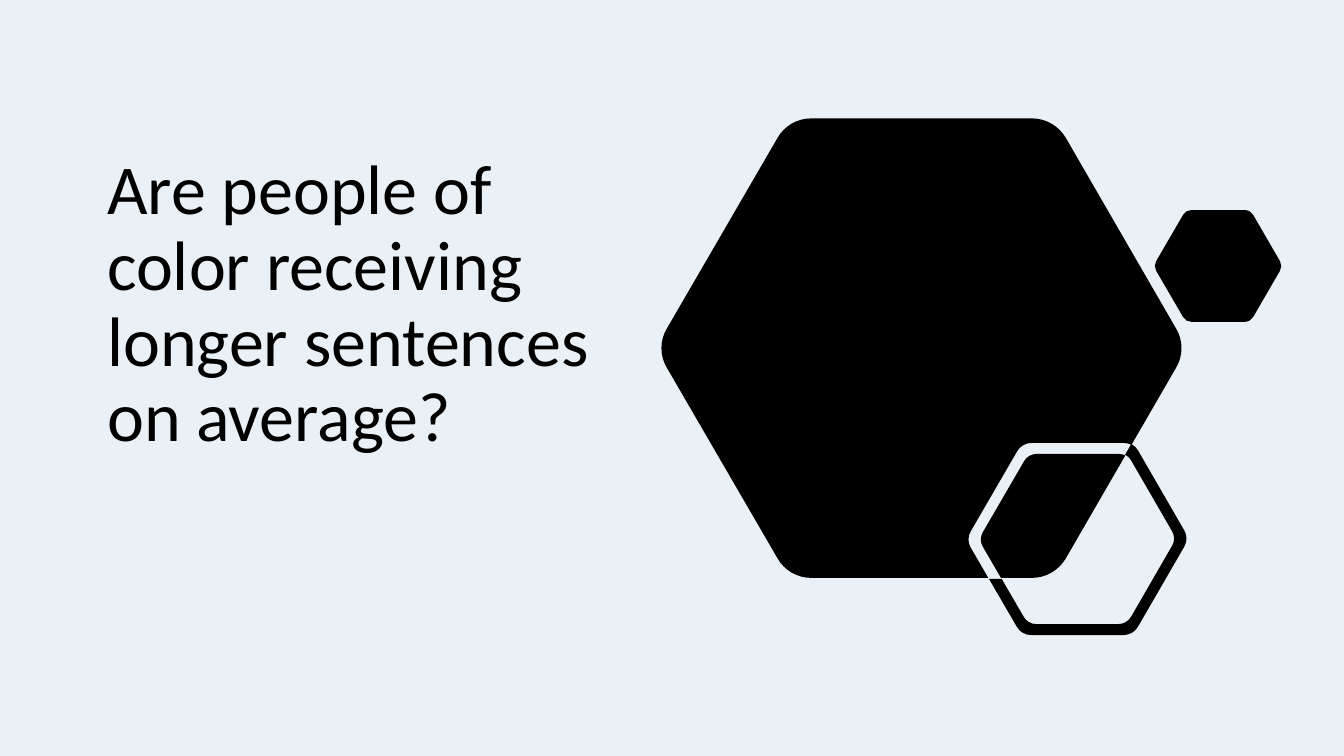
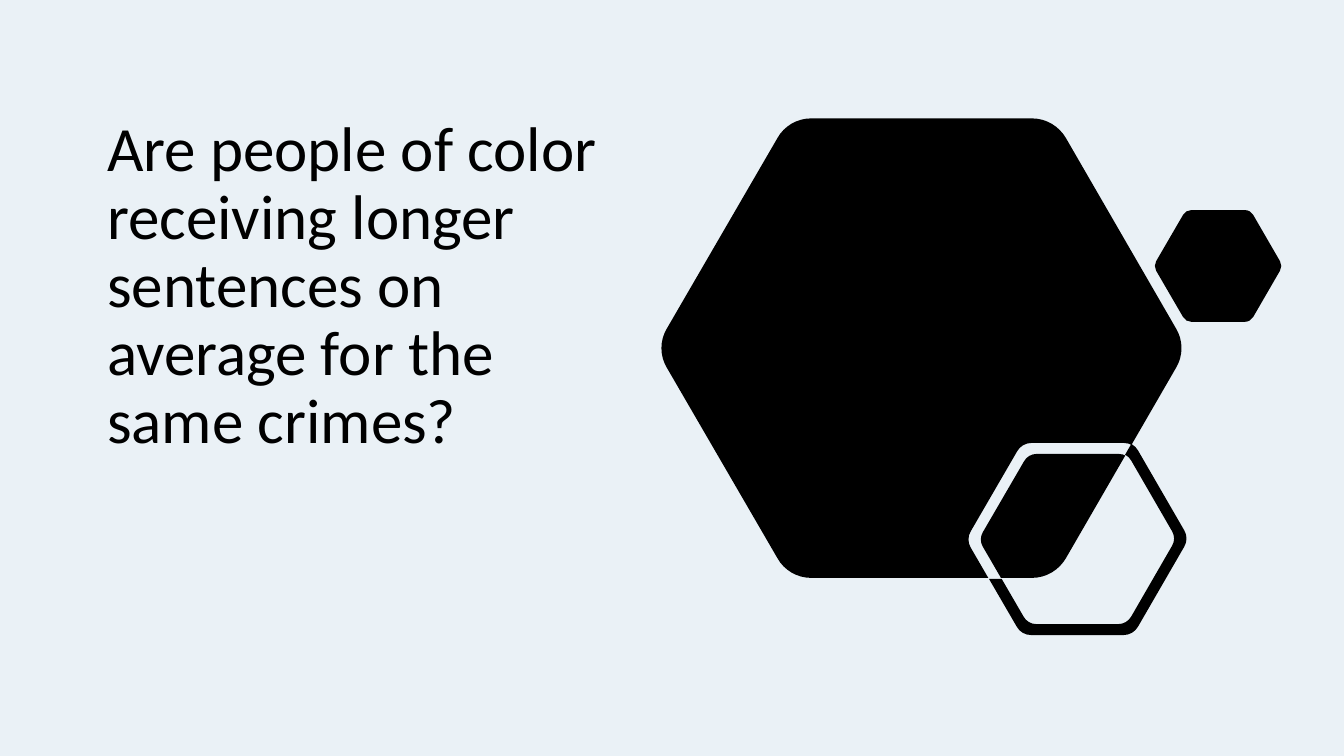
Before and after one commit to jenwhitson/sentencing_project, a slide deck: slide 7 of Presentation.pptx (slide 8 before the commit). Drawn at 1344x756 pixels with LibreOffice and Linux fonts; fonts in the diff are those of the drawing. Boxes give left, top, right and bottom in pixels: in the first picture for what was removed or moved away, otherwise in the second. Text is boxed around its words. In the diff, an @@ line names an element or a change of style, - is before the commit and + after.

Commit message:
updated stats in sentence enhancement portion

```diff
--- a/Presentation.pptx
+++ b/Presentation.pptx
@@ title at box(107, 127, 597, 444): text changed; size 50 to 45 pt @@
-Are people of color receiving longer sentences on average?
+Are people of color receiving longer sentences on average for the same crimes?
```
Also in this commit, not shown: 11 other slides changed, 6 slides removed.
